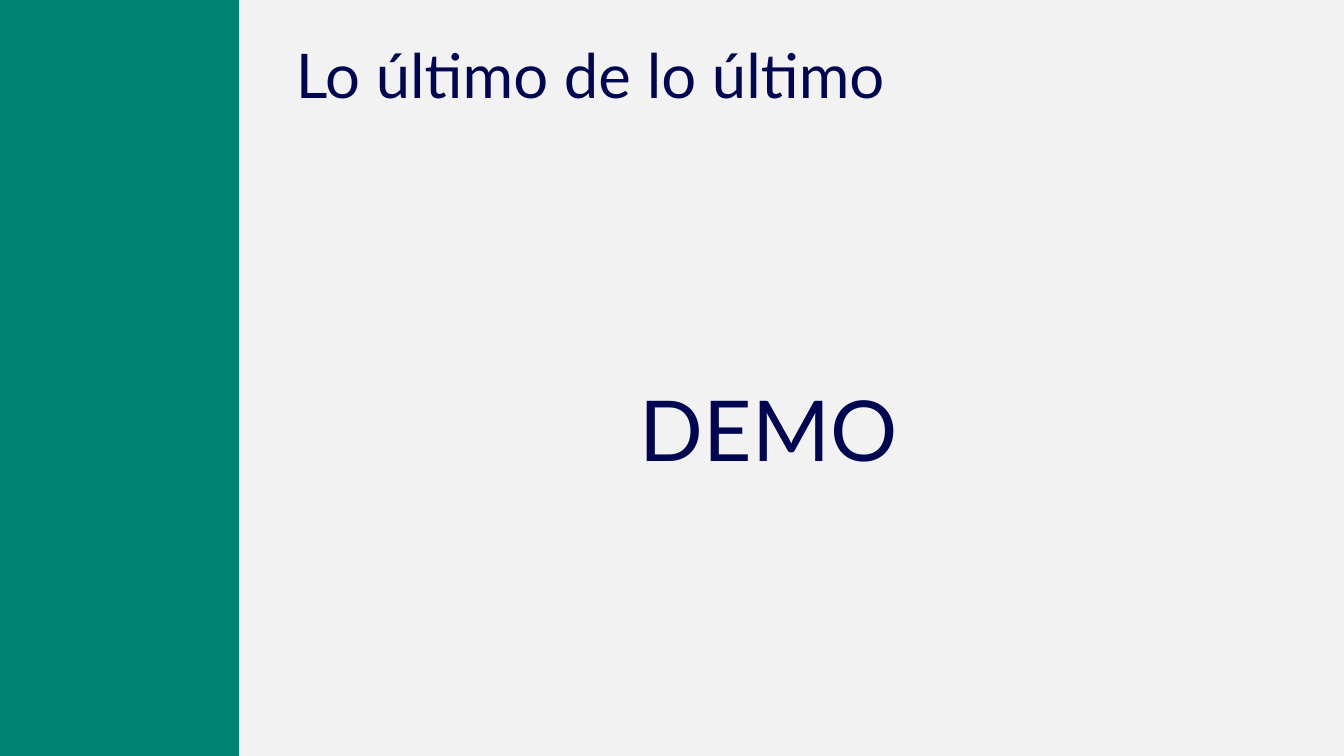
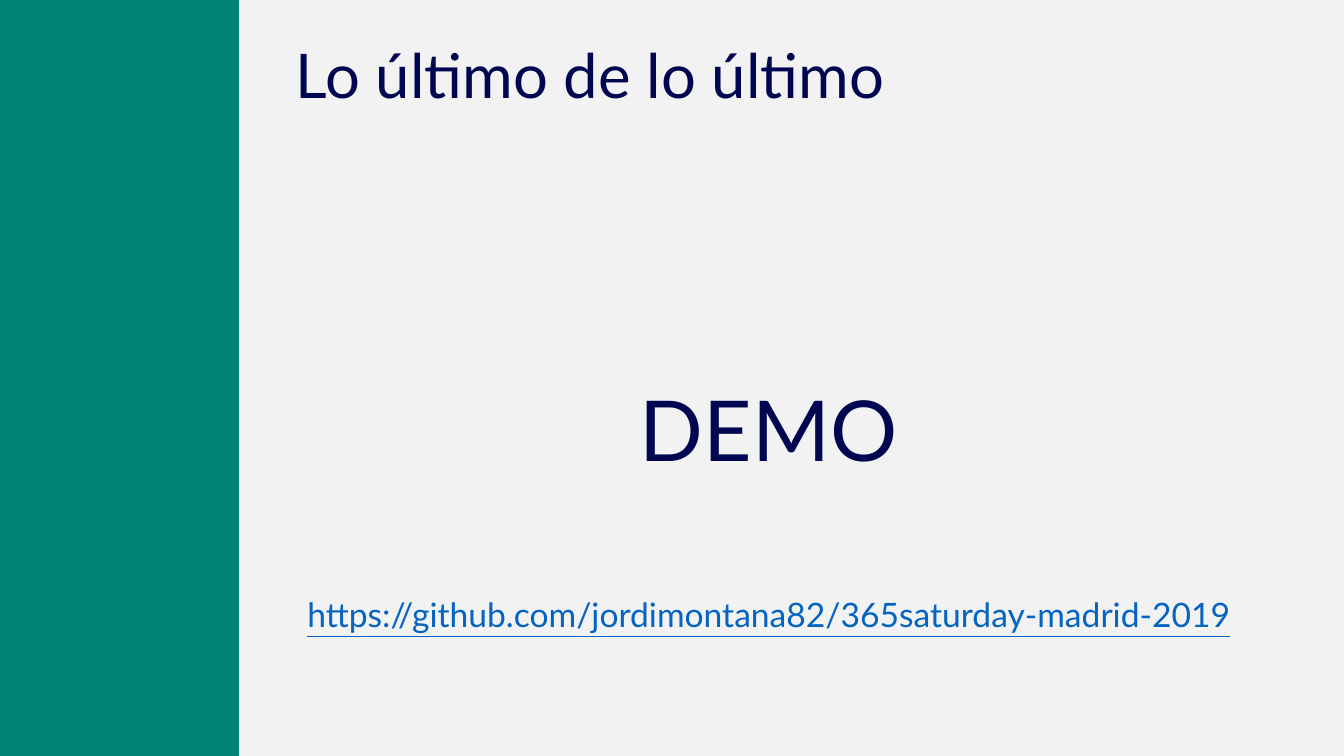
Before and after one commit to jordimontana82/365saturday-madrid-2019, a slide deck: slide 11 of TDD para Dynamics CE - CDS.pptx. Drawn at 1344x756 pixels with LibreOffice and Linux fonts; fonts in the diff are those of the drawing; background and template pictures are left out. Boxes give left, top, right and bottom in pixels: in the first picture for what was removed or moved away, otherwise in the second. Text is boxed around its words. In the diff, an @@ line names an element or a change of style, - is before the commit and + after.

Commit message:
Added link to repo

```diff
--- a/TDD para Dynamics CE - CDS.pptx
+++ b/TDD para Dynamics CE - CDS.pptx
@@ text at box(307, 602, 1230, 633): paragraph added @@
+https://github.com/jordimontana82/365saturday-madrid-2019
```
